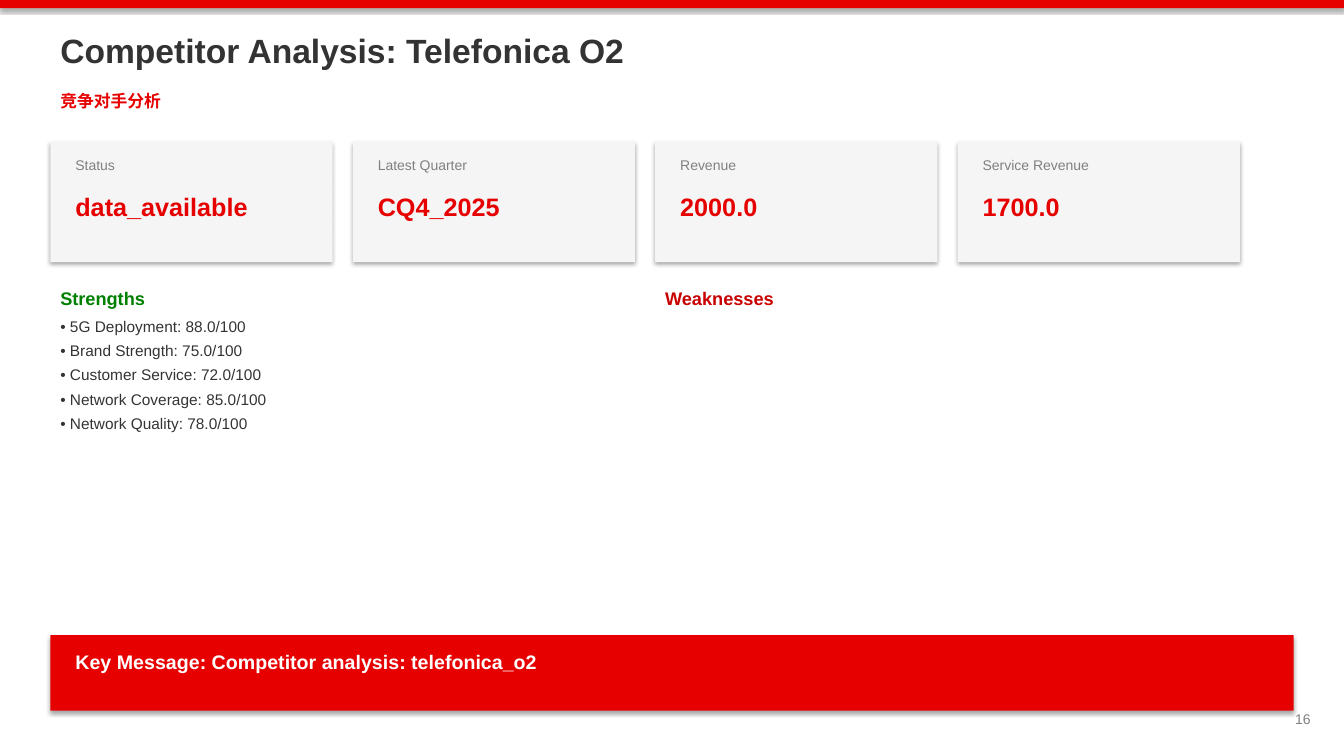
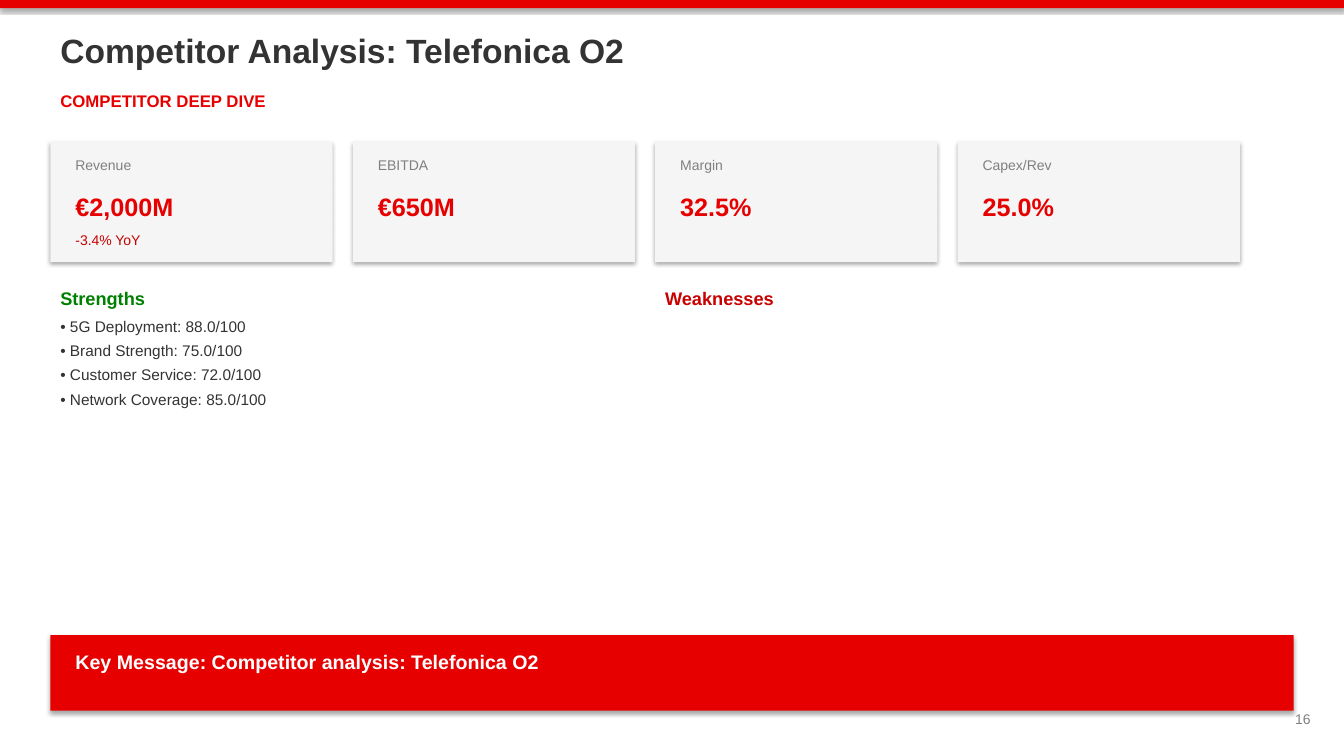
Before and after one commit to mypinseeker/BLM-Financial-Report-Analysis, a slide deck: slide 16 of data/output/blm_vodafone_germany_q3fy26_v2_draft.pptx. Drawn at 1344x756 pixels with LibreOffice and Linux fonts; fonts in the diff are those of the drawing. Boxes give left, top, right and bottom in pixels: in the first picture for what was removed or moved away, otherwise in the second. Text is boxed around its words. In the diff, an @@ line names an element or a change of style, - is before the commit and + after.

```diff
--- a/data/output/blm_vodafone_germany_q3fy26_v2_draft.pptx
+++ b/data/output/blm_vodafone_germany_q3fy26_v2_draft.pptx
@@ text at [60,95,265,107]: text changed @@
-竞争对手分析
+COMPETITOR DEEP DIVE
@@ text "Revenue": place and size @@
-text "Revenue" at [680,160,736,170]
+text "Revenue" at [75,160,131,170]
@@ text removed at [75,160,115,170] @@
-Status
@@ text at [378,160,428,170]: text changed @@
-Latest Quarter
+EBITDA
@@ text added at [680,160,723,173], 10 pt, text #808080 @@
+Margin
@@ text at [983,160,1052,173]: text changed @@
-Service Revenue
+Capex/Rev
@@ text at [75,198,173,220]: text changed @@
-data_available
+€2,000M
@@ text at [378,198,455,217]: text changed @@
-CQ4_2025
+€650M
@@ text at [680,198,751,217]: text changed @@
-2000.0
+32.5%
@@ text at [983,198,1054,217]: text changed @@
-1700.0
+25.0%
@@ text added at [75,235,140,245], 10 pt, text #C80000 @@
+-3.4% YoY
@@ text at [70,418,247,432]: paragraph removed @@
-• Network Quality: 78.0/100
@@ text at [75,654,538,673]: text changed @@
-Key Message: Competitor analysis: telefonica_o2
+Key Message: Competitor analysis: Telefonica O2
```
Also in this commit, not shown: 37 other slides changed, 1 other file.
